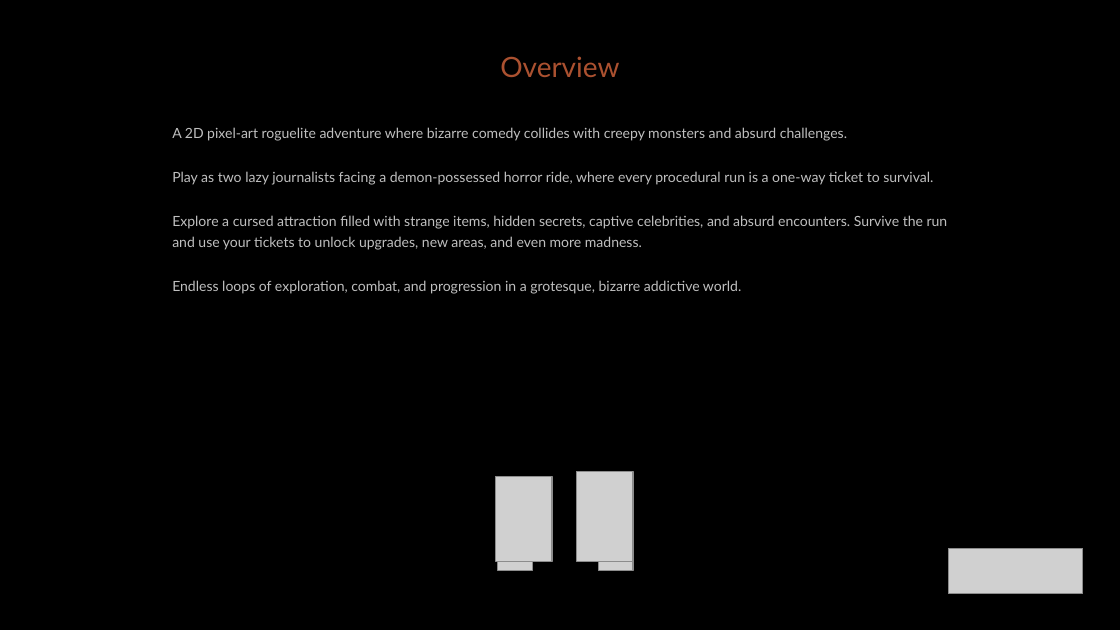
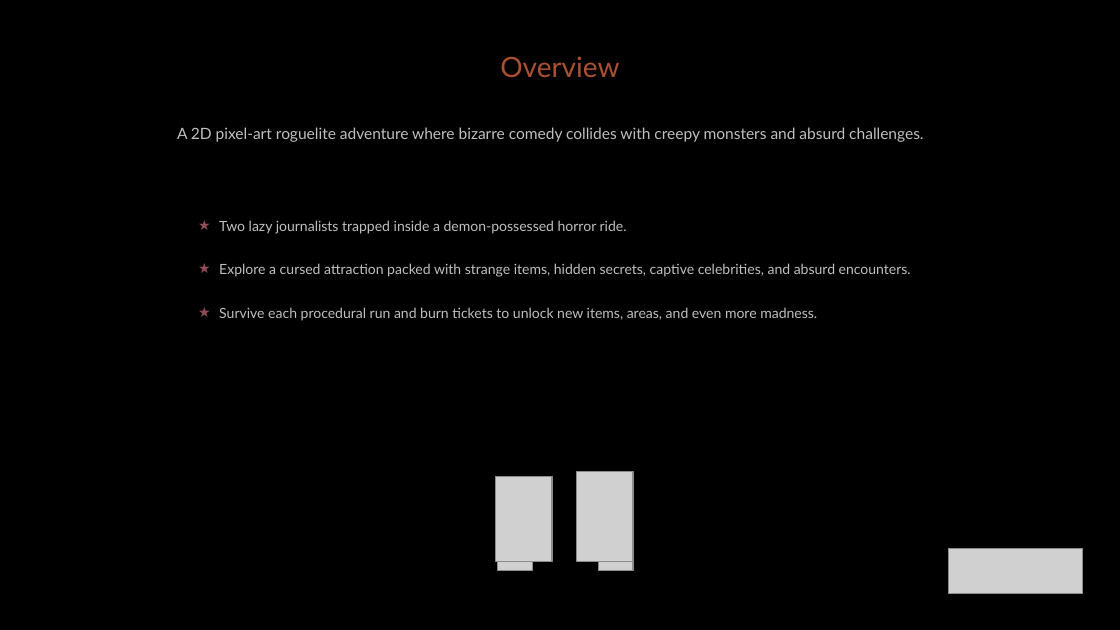
Before and after one commit to diegohcanepa/Remizione, a slide deck: slide 2 of Pitch Deck.pptx. Drawn at 1120x630 pixels with LibreOffice and Linux fonts; fonts in the diff are those of the drawing; grey boxes stand for pictures; background and template pictures are left out. Boxes give left, top, right and bottom in pixels: in the first picture for what was removed or moved away, otherwise in the second. Text is boxed around its words. In the diff, an @@ line names an element or a change of style, - is before the commit and + after.

```diff
--- a/Pitch Deck.pptx
+++ b/Pitch Deck.pptx
@@ subtitle "A 2D pixel-art roguelite adventure ..." at box(177, 127, 923, 142): size 9 to 10 pt @@
@@ subtitle at box(172, 171, 948, 294): paragraphs removed @@
-Play as two lazy journalists facing a demon-possessed horror ride, where every procedural run is a one-way ticket to survival.
-Explore a cursed attraction filled with strange items, hidden secrets, captive celebrities, and absurd encounters. Survive the run and use your tickets to unlock upgrades, new areas, and even more madness.
-Endless loops of exploration, combat, and progression in a grotesque, bizarre addictive world.
@@ text added at box(219, 220, 911, 321), 9 pt, text #BFBFBF @@
+★ Two lazy journalists trapped inside a demon-possessed horror ride.
+★ Explore a cursed attraction packed with strange items, hidden secrets, captive celebrities, and absurd encounters.
+★ Survive each procedural run and burn tickets to unlock new items, areas, and even more madness.
```
Also in this commit, not shown: 7 other slides changed, 2 slides added, 1 slide removed, 9 other files.
